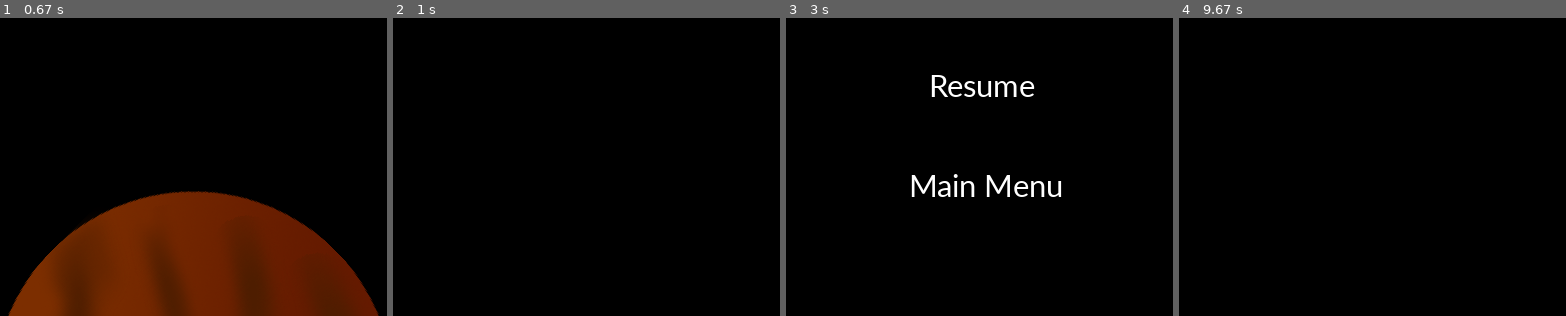
Above: before the commit, frames 1-4 (left to right).
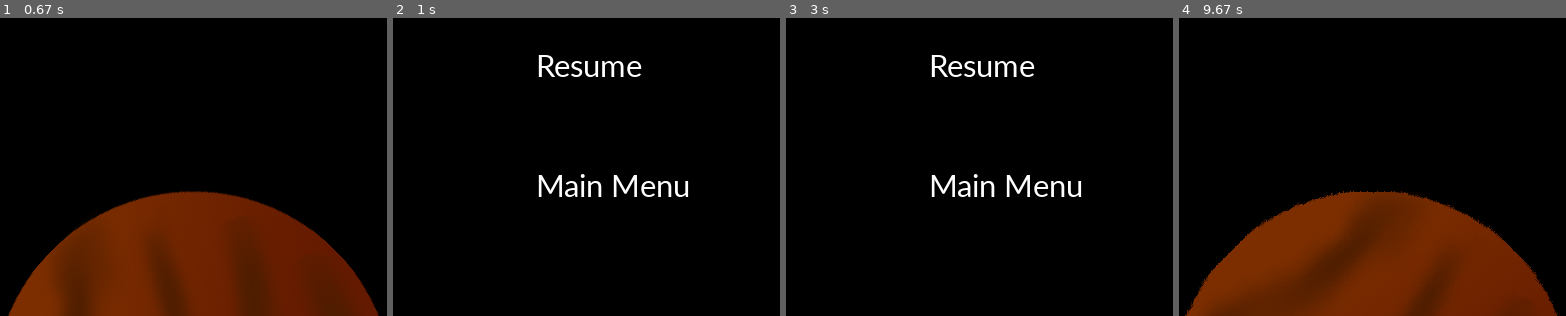
Above: after the commit, the same moments.

Repository: ViperPyWeek/ViperPyweek
Game: pygame game, started from src/copsGame.py
Same seed, same stepped clock (60 frames per second), same inputs: the game is played once before the commit and once after it.
Inputs (mouse positions are in pixels of both pictures, inside the frame that each line leads up to):
- Up to frame 1 (0.67 s): click "Start" at 0.43 s
- Up to frame 2 (1 s): tap Enter at 0.67 s
- Up to frame 3 (3 s): click (983, 71) at 1.2 s, where only the run after the commit has a clickable "Resume"; tap Space at 1.47, 2.83 s; click (983, 181) at 2 s, where only the run after the commit has a clickable "Main Menu"; click "Start" at 2.5 s; move the mouse to (1080, 178) at 2.8 s
- Up to frame 4 (9.67 s): tap Space at 3.33, 3.67, 4.73, 5.07, 5.5, 5.9, 6.2, 6.57, 6.97, 7.47, 7.97, 8.3 s; move the mouse to (1399, 53) at 9.3 s; click (1399, 53) at 9.43 s

Frame 1 is identical in both runs. In frame 2, 1.8% of the frame differs, in the area x 37-77%, y 12-61%; in frame 3, 3.2%; in frame 4, 29%, in the area x 1-99%, y 58-100%.

Commit message:
made code more readable

Diff:
--- a/src/copsGame.py
+++ b/src/copsGame.py
@@ -14,8 +14,16 @@
 exitButtonXStart, exitButtonXEnd = 250, 305
 exitButtonYStart, exitButtonYEnd = 100, 135
 
-startButtonXStart, startButtonXEnd = 250, 305
+startButtonXStart, startButtonXEnd = 75, 140
 startButtonYStart, startButtonYEnd = 100, 135
+
+resumeButtonXStart, resumeButtonXEnd = 150, 260
+resumeButtonYStart, resumeButtonYEnd = 130, 185
+
+
+mainMenuButtonXStart, mainMenuButtonXEnd = 150, 260
+mainMenuButtonYStart, mainMenuButtonYEnd = 250, 285
+
 # vars end
 
 
@@ -28,6 +36,7 @@
 menuDisp = True
 pauseDisp = False
 white = (255, 255, 255)
+black = (0, 0, 0)
 
 def drawPlanet(planetSprite):
     global window
@@ -37,14 +46,14 @@
     exitButton = font.render('Exit', True, white)
     window.blit(exitButton , (exitButtonXStart, exitButtonYStart))
     startButton = font.render('Start', True, white)
-    window.blit(startButton , (75, 100))
+    window.blit(startButton , (startButtonXStart, startButtonYStart))
 
 def pauseScreen():
     shapesHelpers.rect(0, 0, 400, 400, red=0, green=0, blue=0)
     resumeButton = font.render('Resume', True, white)
-    window.blit(resumeButton, (150, 150))
+    window.blit(resumeButton, (resumeButtonXStart, resumeButtonYStart))
     menuButton = font.render('Main Menu', True, white)
-    window.blit(menuButton, (130, 250))
+    window.blit(menuButton, (mainMenuButtonXStart, mainMenuButtonYStart))
 
 def rotatePlanet(planet, angle): # https://www.pygame.org/wiki/RotateCenter?parent=CookBook
     origPlanet = planet.get_rect()
@@ -59,23 +68,25 @@
     for event in pygame.event.get():
         if event.type == pygame.MOUSEBUTTONDOWN:
             xMousePosition, yMousePosition = pygame.mouse.get_pos()
-            # if on menuDisplay clicks on EXIT exit the game
-            if exitButtonXStart <= xMousePosition <= exitButtonXEnd and exitButtonYStart <= yMousePosition <= exitButtonYEnd and menuDisp:
-                pygame.quit()
-                sys.exit()
-            # if on menuDisplay and clicks on start then start
-            elif 140 >= xMousePosition >= 75 and 100 <= yMousePosition <= 135 and menuDisp:
-                menuDisp = False
-            elif 260 >= xMousePosition >= 150 and 150 <= yMousePosition <= 185 and pauseDisp:
-                pauseDisp = False
-            elif 260 >= xMousePosition >= 150 and 250 <= yMousePosition <= 285 and pauseDisp:
-                pauseDisp = False
-                menuDisp = True
+            # we can just check state wise instead of checking step each time, it will be more splitted
+            if menuDisp:
+                # if clicks on EXIT exit the game
+                if exitButtonXStart <= xMousePosition <= exitButtonXEnd and exitButtonYStart <= yMousePosition <= exitButtonYEnd:
+                    pygame.quit()
+                    sys.exit()
+                # if on menuDisplay and clicks on start then start
+                elif startButtonXStart <= xMousePosition <= startButtonXEnd and startButtonYStart <= yMousePosition <= startButtonYEnd:
+                    menuDisp = False
+            elif pauseDisp:
+                if resumeButtonXStart <= xMousePosition <= resumeButtonXEnd and resumeButtonYStart <= yMousePosition <= resumeButtonYEnd:
+                    pauseDisp = False
+                elif mainMenuButtonXStart <= xMousePosition <= mainMenuButtonXEnd and mainMenuButtonYStart <= yMousePosition <= mainMenuButtonYEnd:
+                    pauseDisp = False
+                    menuDisp = True
         elif event.type == pygame.KEYDOWN:
             if not menuDisp and pygame.K_ESCAPE and pauseDisp:
                 pauseDisp = False
             elif not menuDisp and pygame.K_ESCAPE:
-                pauseScreen()
                 pauseDisp = True
         elif event.type == pygame.QUIT:
             pygame.quit()
@@ -88,5 +99,7 @@
         mars = rotatePlanet(mars, angle)
     if menuDisp:
         mainMenu()
+    elif pauseDisp:
+        pauseScreen()
     pygame.display.update()  # updates the display
-    window.fill([0,0,0]) # black (consider storing in variable)
+    window.fill(black)
